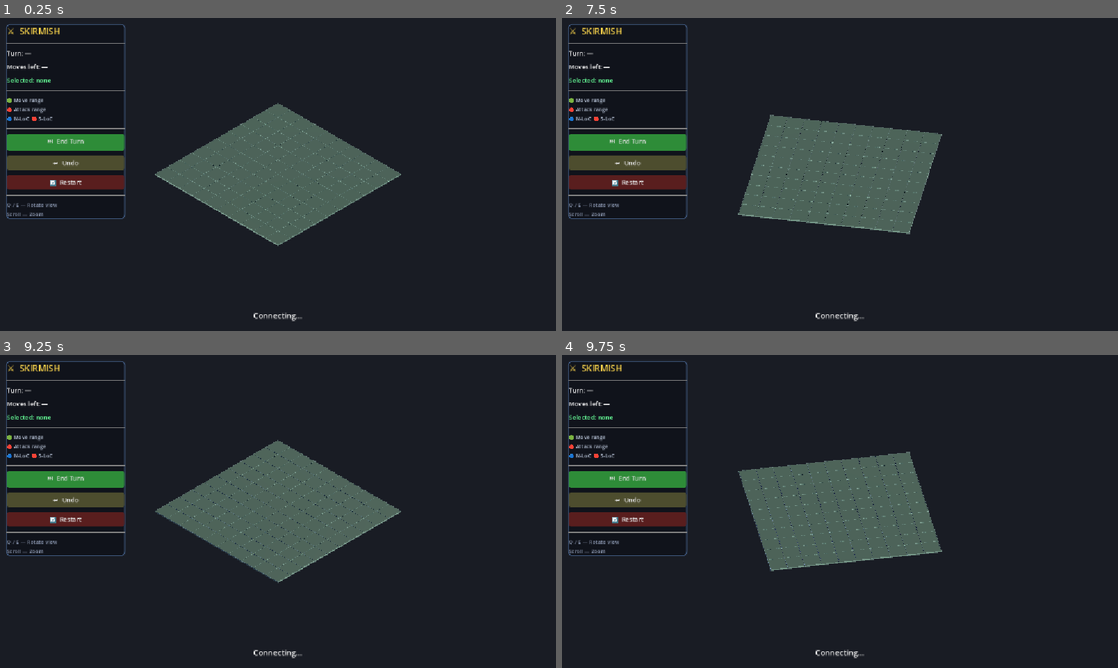
Above: before the commit, frames 1-4 (two rows, left to right).
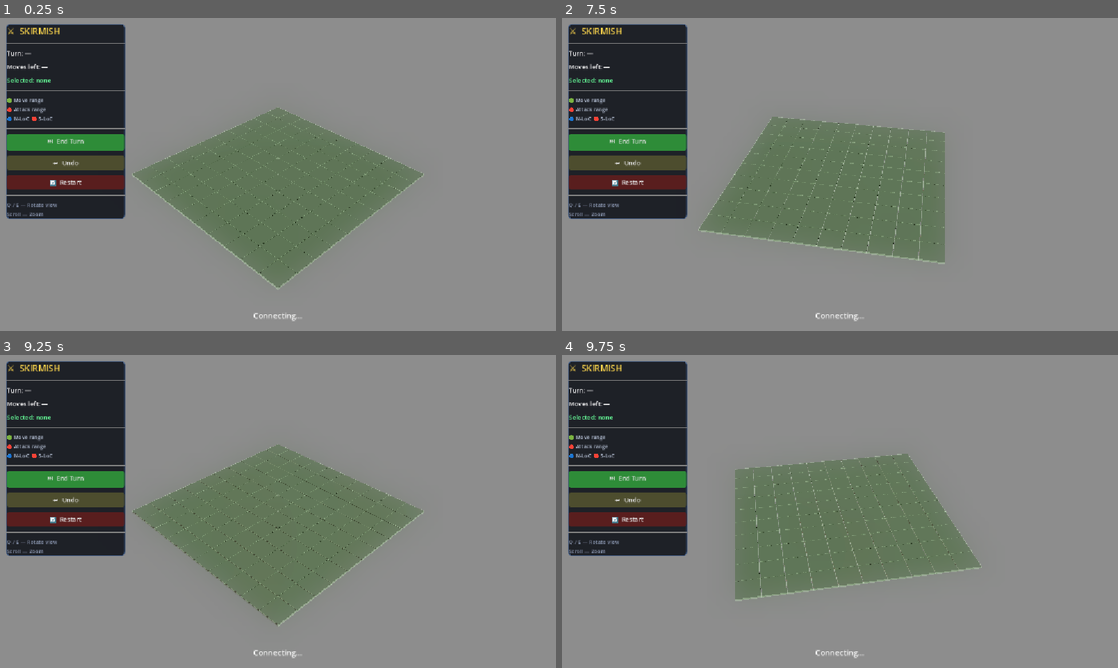
Above: after the commit, the same moments.

Repository: AastikTripathi/skirmish
Game: Godot game, scene res://game.tscn
Same seed, same stepped clock (60 frames per second), same inputs: the game is played once before the commit and once after it.
Inputs (mouse positions are in pixels of both pictures, inside the frame that each line leads up to):
- Up to frame 1 (0.25 s): no input
- Up to frame 2 (7.5 s): click "🔄 Restart" at 0.5 s; click "🔄 Restart" at 1.25 s; click "🔄 Restart" at 2 s; click "⏭ End Turn" at 2.75 s; click "↩ Undo" at 3.5 s; click "⏭ End Turn" at 4.25 s; click "↩ Undo" at 5 s; click "⏭ End Turn" at 5.75 s; click "↩ Undo" at 6.5 s; tap Enter at 7.25 s; move the mouse to (962, 158) at 7.27 s; tap Q at 7.35 s; click (962, 158) at 7.42 s
- Up to frame 3 (9.25 s): tap Space at 8 s; move the mouse to (166, 527) at 8.02 s; tap E at 8.1 s; click (166, 527) at 8.17 s; tap Enter at 8.75 s; move the mouse to (333, 442) at 8.77 s; tap Q at 8.85 s; click (333, 442) at 8.92 s
- Up to frame 4 (9.75 s): tap Space at 9.5 s; move the mouse to (812, 574) at 9.52 s; tap E at 9.6 s; click (812, 574) at 9.67 s

The runs differ from the first frame. In frame 1, 78% of the frame differs, in the area x 0-100%, y 0-100%; in frame 2, 78%; in frame 3, 78%; in frame 4, 78%.

Commit message:
Update game.tscn

Diff:
--- a/godot_client/skirmish-client/game.tscn
+++ b/godot_client/skirmish-client/game.tscn
@@ -3,11 +3,18 @@
 [ext_resource type="Script" uid="uid://dr5m34mndy5or" path="res://Game.gd" id="1_game"]
 
 [sub_resource type="Environment" id="Env_001"]
-background_mode = 1
+background_mode = 3
 background_color = Color(0.1, 0.11, 0.14, 1)
 ambient_light_source = 2
-ambient_light_color = Color(0.55, 0.6, 0.72, 1)
-ambient_light_energy = 0.7
+ambient_light_color = Color(0.45, 0.4, 0.32, 1)
+ambient_light_energy = 0.35
+tonemap_mode = 2
+sdfgi_enabled = true
+sdfgi_energy = 0.5
+glow_enabled = true
+glow_intensity = 0.8
+glow_bloom = 0.81
+glow_hdr_threshold = 0.53
 
 [node name="Game" type="Node3D" unique_id=1170655286]
 script = ExtResource("1_game")
@@ -18,17 +25,17 @@
 [node name="DirectionalLight" type="DirectionalLight3D" parent="." unique_id=1158252098]
 transform = Transform3D(0.866, -0.354, 0.354, 0, 0.707, 0.707, -0.5, -0.612, 0.612, 0, 10, 0)
 light_color = Color(1, 0.96, 0.85, 1)
-light_energy = 1.9
+light_energy = 1.1
+light_angular_distance = 2.0
 shadow_enabled = true
 
 [node name="FillLight" type="DirectionalLight3D" parent="." unique_id=1269444156]
 transform = Transform3D(-0.866, -0.354, -0.354, 0, 0.707, -0.707, 0.5, -0.612, 0.612, 0, 8, 0)
-light_color = Color(0.38, 0.48, 0.72, 1)
+light_color = Color(0.55, 0.5, 0.42, 1)
 light_energy = 0.55
 
 [node name="Camera3D" type="Camera3D" parent="." unique_id=88481453]
-projection = 1
-size = 18.0
+fov = 38.0
 near = 0.1
 far = 500.0
 
